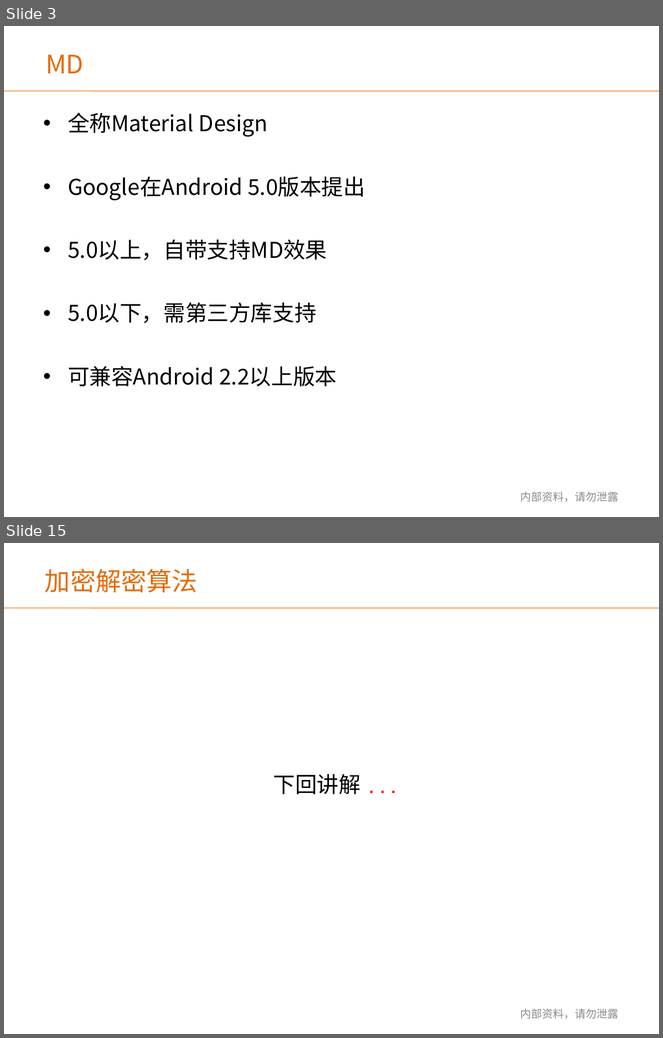
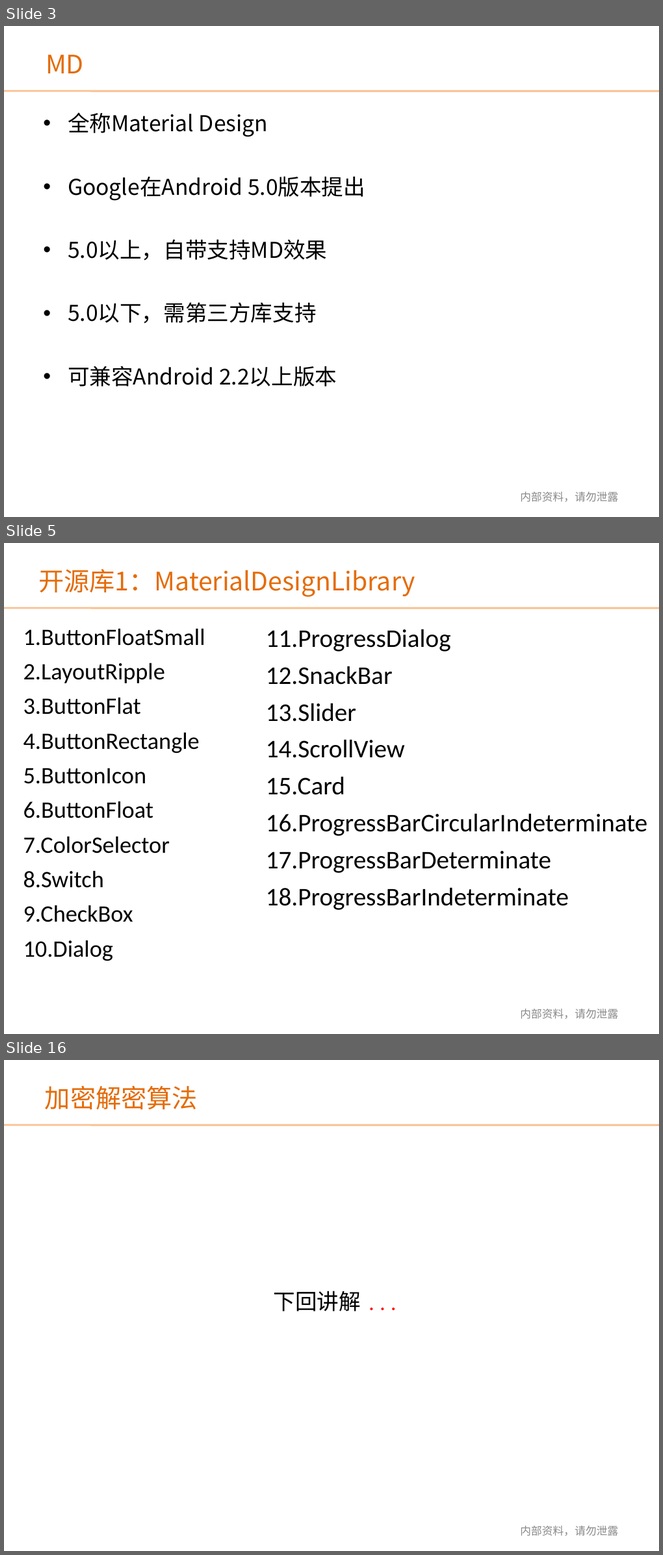
Before and after one commit to renbeyond/shareDemos, a slide deck: Android知识分享交流11_MD初涉_Bauer_3:10/Android知识分享交流_MD初涉_Bauer.ppt. Shown one above the other, each under a label of ours: slides 3 and 15 before the commit, slides 3, 5 and 16 after it; the slides between them are not shown. The pictures are 663x1038 and 663x1555 pixels, drawn with LibreOffice and Linux fonts; fonts in the diff are those of the drawing; background and template pictures are left out. Boxes give left, top, right and bottom in pixels: in the first picture for what was removed or moved away, otherwise in the second. Text is boxed around its words. In the diff, an @@ line names an element or a change of style, - is before the commit and + after.

```diff
--- a/Android知识分享交流11_MD初涉_Bauer_3:10/Android知识分享交流_MD初涉_Bauer.ppt
+++ b/Android知识分享交流11_MD初涉_Bauer_3:10/Android知识分享交流_MD初涉_Bauer.ppt
@@ slide 5 added at box(4, 543, 659, 1034), background picture (left out); not listed: 1 template element that a slide beside it also shows @@
@@ text added at box(38, 569, 415, 597), 28 pt, text #E46C0A @@
+开源库1：MaterialDesignLibrary
@@ text added at box(24, 628, 206, 962), 25.9 pt, text #000000 @@
+1.ButtonFloatSmall
+2.LayoutRipple
+3.ButtonFlat
+4.ButtonRectangle
+5.ButtonIcon
+6.ButtonFloat
+7.ColorSelector
+8.Switch
+9.CheckBox
+10.Dialog
@@ text added at box(266, 629, 648, 910), 28 pt, text #000000 @@
+11.ProgressDialog
+12.SnackBar
+13.Slider
+14.ScrollView
+15.Card
+16.ProgressBarCircularIndeterminate
+17.ProgressBarDeterminate
+18.ProgressBarIndeterminate
@@ text added at box(520, 1009, 618, 1019), 12 pt, text #898989 @@
+内部资料，请勿泄露
@@ what was slide 15 is now slide 16 @@
```
Also in this commit, not shown: 3 slides changed, 9 other slides added, 9 slides removed, 33 other files.
